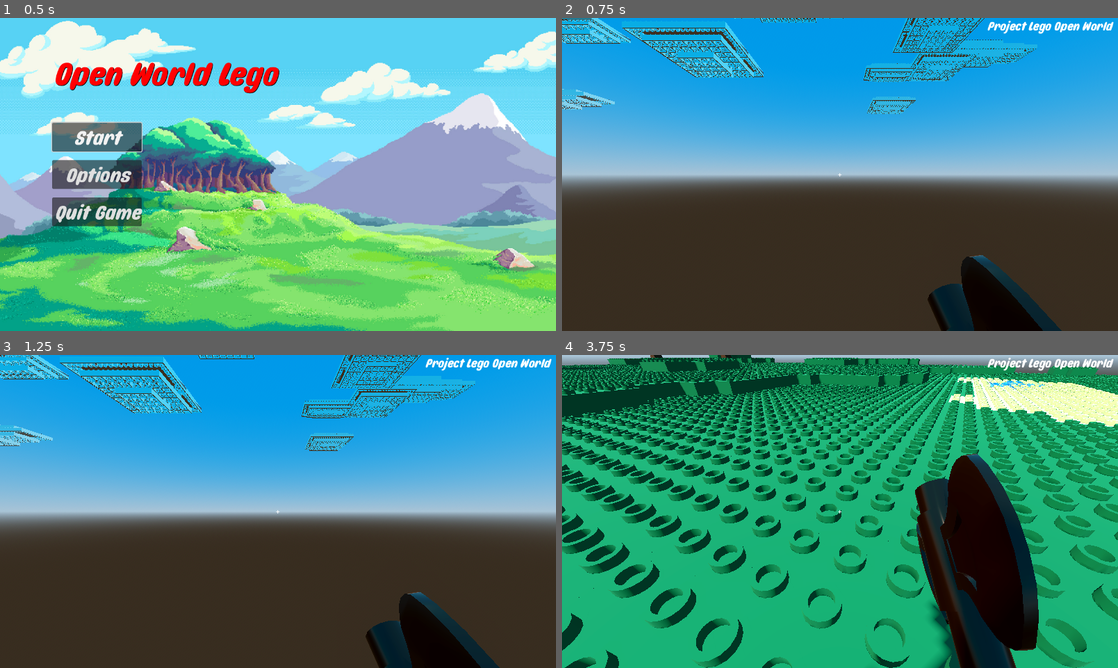
Above: before the commit, frames 1-4 (two rows, left to right).
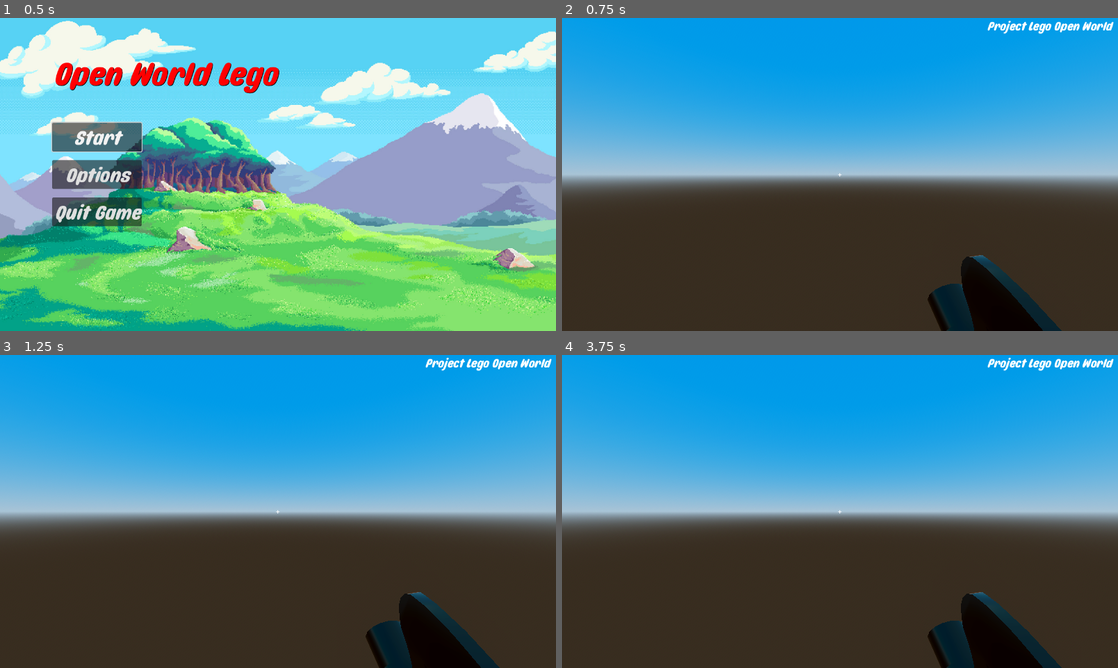
Above: after the commit, the same moments.

Repository: AlbinHorlaville/open-world-lego
Game: Godot game, scene res://menu/FirstMenu/main_menu.tscn
The game is run twice, just before and just after one commit, with the same random seed, the same clock (stepped at 60 frames per second) and the same inputs.
Inputs (mouse positions are in pixels of both pictures, inside the frame that each line leads up to):
- Up to frame 1 (0.5 s): no input
- Up to frame 2 (0.75 s): click "Start" at 0.5 s
- Up to frame 3 (1.25 s): no input
- Up to frame 4 (3.75 s): move the mouse to (867, 511) at 1.27 s; hold Right mouse button (Action, bound only after the commit) 1.28-2.03 s; hold Z (move_forward) from 1.28 s (still down); tap Space (jump) at 1.52, 2.27 s; move the mouse to (812, 511) at 2.02 s; click (812, 511) at 2.1 s; right-click (812, 511) at 2.3 s; move the mouse to (851, 505) at 2.77 s; hold Right mouse button (Action, bound only after the commit) 2.78-3.53 s; move the mouse to (834, 517) at 3.52 s; right-click (834, 517) at 3.6 s

Frame 1 is identical in both runs. In frame 2, 3.8% of the frame differs, in the area x 0-86%, y 0-31%; in frame 3, 3.8%; in frame 4, 99%, in the area x 0-100%, y 0-100%.
Error after the commit: Parse Error: Identifier "e0" not declared in the current scope. (res://actor/player.gd:101)

Commit message:
Interaction poser un block. Résoudre le problème de la face sur laquelle poser le block.

Diff:
--- a/OpenWorldLego/actor/interactRay.gd
+++ b/OpenWorldLego/actor/interactRay.gd
@@ -2,14 +2,41 @@
 
 var current_block
 var destroyTimer : Timer
+var createTimer : Timer
+var lego
+# Dimension Lego piece 2x2 = 16x16x9,6
+var hlego:float = 9.6/16
 
 # Called when the node enters the scene tree for the first time.
 func _ready() -> void:
 	add_exception(owner)
-	destroyTimer = $Timer
+	destroyTimer = $Destroy
+	createTimer = $Create
+	createTimer.set_one_shot(true)
 
 # Called every frame. 'delta' is the elapsed time since the previous frame.
 func _process(delta: float) -> void:
+	handleLeftClick()
+	handleRightClick()
+
+# Check if the player did a left click
+func handleRightClick():
+	var dirt = load("res://blocks/dirt.tscn")
+	if createTimer.is_stopped() and Input.is_action_pressed("Action") and is_colliding():
+		var collided = get_collider()
+		var brick = dirt.instantiate()
+		brick.position = collided.position
+		lego = brick # Brick to save to add to the tree game
+		createTimer.start(0.1)
+
+# Return a brick to add to the game tree
+func addNewBrick():
+	var res = lego
+	lego = null
+	return res
+
+# Check if the player did a left click
+func handleLeftClick():
 	if Input.is_action_pressed("Hit") and is_colliding():
 		if current_block != get_collider():
 			if current_block!=null and current_block.has_method("is_destroyable"):
@@ -24,6 +51,7 @@
 		current_block = null
 		destroyTimer.stop()
 
+
 func _on_timer_timeout() -> void:
 	if current_block!=null:
 		# Destroy the block
--- a/OpenWorldLego/actor/player.gd
+++ b/OpenWorldLego/actor/player.gd
@@ -91,6 +91,19 @@
 
 	move_and_slide()
 
+func addNewBrick():
+	var brick = $Head/InteractRay.addNewBrick()
+	if brick!=null:
+		var vect = position - brick.position
+		brick.position+=vect/10
+		brick.position.x = int(brick.position.x)
+		brick.position.z = int(brick.position.z)
+		if vect.y<e0:
+			brick.position.y+=9.5/16
+		else:
+			brick.position.y-=9.5/16
+	return brick
+
 func getCoordChunk():
 	return Vector2(int(position.x/16), int(position.z/16))
 
--- a/OpenWorldLego/actor/player.tscn
+++ b/OpenWorldLego/actor/player.tscn
@@ -27,7 +27,9 @@
 target_position = Vector3(2.08165e-12, 2.08165e-12, -1)
 script = ExtResource("2_5bxt4")
 
-[node name="Timer" type="Timer" parent="Head/InteractRay"]
+[node name="Destroy" type="Timer" parent="Head/InteractRay"]
+
+[node name="Create" type="Timer" parent="Head/InteractRay"]
 
 [node name="basic_skin" parent="." instance=ExtResource("2_wkixd")]
 transform = Transform3D(-27, 0, -2.36042e-06, 0, 27, 0, 2.36042e-06, 0, -27, 0, 0, 0)
@@ -60,4 +62,4 @@
 horizontal_alignment = 1
 vertical_alignment = 1
 
-[connection signal="timeout" from="Head/InteractRay/Timer" to="Head/InteractRay" method="_on_timer_timeout"]
+[connection signal="timeout" from="Head/InteractRay/Destroy" to="Head/InteractRay" method="_on_timer_timeout"]
--- a/OpenWorldLego/levels/chunk.gd
+++ b/OpenWorldLego/levels/chunk.gd
@@ -10,6 +10,8 @@
 @export var tailleChunk:int = 16
 
 var coordChunk:Vector2
+
+var DictBlocks:Dictionary = {}
 
 # Dimension Lego piece 2x2 = 16x16x9,6
 var hlego:float = 9.6/16
@@ -47,11 +49,13 @@
 				block.position = Vector3(X, 0, Y)
 				block.changeTransparency() # Set the transparency to 0.5 to see the sand below the water
 				$Water.add_child(block)
+				DictBlocks[block.position] = block
 			if currentPN < -0.05: # 0.5 permit to have few blocks of sand between dirt and water
 				block = water_scene.instantiate()
 				block.changeMaterial()
 				block.position = Vector3(X, 0, Y)
 				$Water.add_child(block)
+				DictBlocks[block.position] = block
 			else:
 				# SAND
 				block = dirt_scene.instantiate()
@@ -59,12 +63,14 @@
 					block.initMaterial(color_sand)
 					block.position = Vector3(X, int(currentPN*10*hlego), Y)
 					add_child(block)
+					DictBlocks[block.position] = block
 				# DIRT
 				else:
 					# Block at the surface
 					block.initMaterial(color_dirt)
 					block.position = Vector3(X, int(currentPN*10)*hlego, Y)
 					add_child(block)
+					DictBlocks[block.position] = block
 
 					var high_block = block.position.y
 
@@ -75,6 +81,7 @@
 						block.position = Vector3(X, k*hlego, Y)
 						block.set_visible(false)
 						add_child(block)
+						DictBlocks[block.position] = block
 
 					# TREE
 					PlantTree(perlin_noise_tree,X,Y,high_block,hlego)
@@ -102,3 +109,9 @@
 			tree.position = Vector3(x, high_block+hlego, y)
 			add_child(tree)
 	return
+
+# Add the new block to the tree and to DictBlocks
+func addNewBrick(brick):
+	if DictBlocks.find_key(brick.position)==null:
+		DictBlocks[brick.position] = brick
+		add_child(brick)
--- a/OpenWorldLego/levels/main.gd
+++ b/OpenWorldLego/levels/main.gd
@@ -38,6 +38,7 @@
 		count=0
 
 	updateChunkToCharge()
+	addNewBrick()
 
 func ChunkInit():
 	if len(ChunksToBuild)>0:
@@ -114,3 +115,10 @@
 	instance.set_scale(Vector3(62.5, 62.5, 62.5))
 	instance.position = $Player.position
 	get_tree().get_root().add_child(instance)
+
+# take the new brick that the player created and had it to the game tree, in the correct chunk
+func addNewBrick():
+	var brick = $Player.addNewBrick()
+	if (brick!=null):
+		var pos_chunk = Vector2(int(brick.position.x/16), int(brick.position.z/16))
+		DictChunk_ON[pos_chunk].addNewBrick(brick)
--- a/OpenWorldLego/project.godot
+++ b/OpenWorldLego/project.godot
@@ -84,3 +84,9 @@
 "events": [Object(InputEventMouseButton,"resource_local_to_scene":false,"resource_name":"","device":-1,"window_id":0,"a …(259 unchanged characters)…
 ]
 }
+Action={
+"deadzone": 0.5,
+"events": [Object(InputEventMouseButton,"resource_local_to_scene":false,"resource_name":"","device":-1,"window_id":0,"alt_pressed":false,"shift_pressed":false,"ctrl_pressed":false,"meta_pressed":false,"button_mask":0,"position":Vector2(0, 0),"global_position":Vector2(0, 0),"factor":1.0,"button_index":2,"canceled":false,"pressed":false,"double_click":false,"script":null)
+, Object(InputEventKey,"resource_local_to_scene":false,"resource_name":"","device":-1,"window_id":0,"alt_pressed":false,"shift_pressed":false,"ctrl_pressed":false,"meta_pressed":false,"pressed":false,"keycode":0,"physical_keycode":69,"key_label":0,"unicode":101,"echo":false,"script":null)
+]
+}
